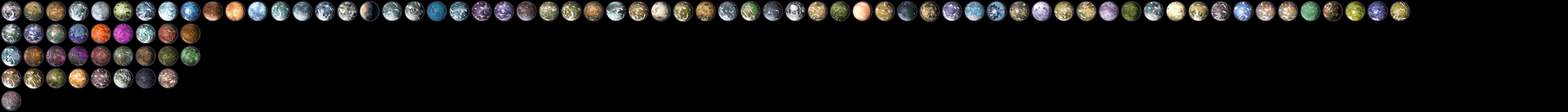
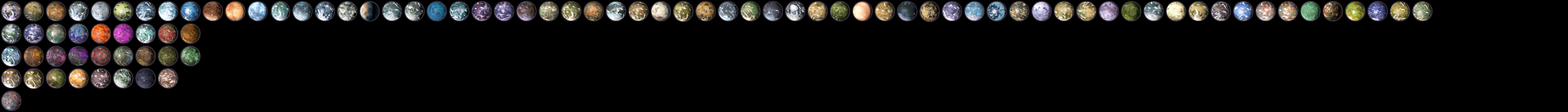
Layer changes from the first 1568 × 112 image to the second:
added layer "Layer 102" above "Layer 101" over 1412, 1, 1432, 21
